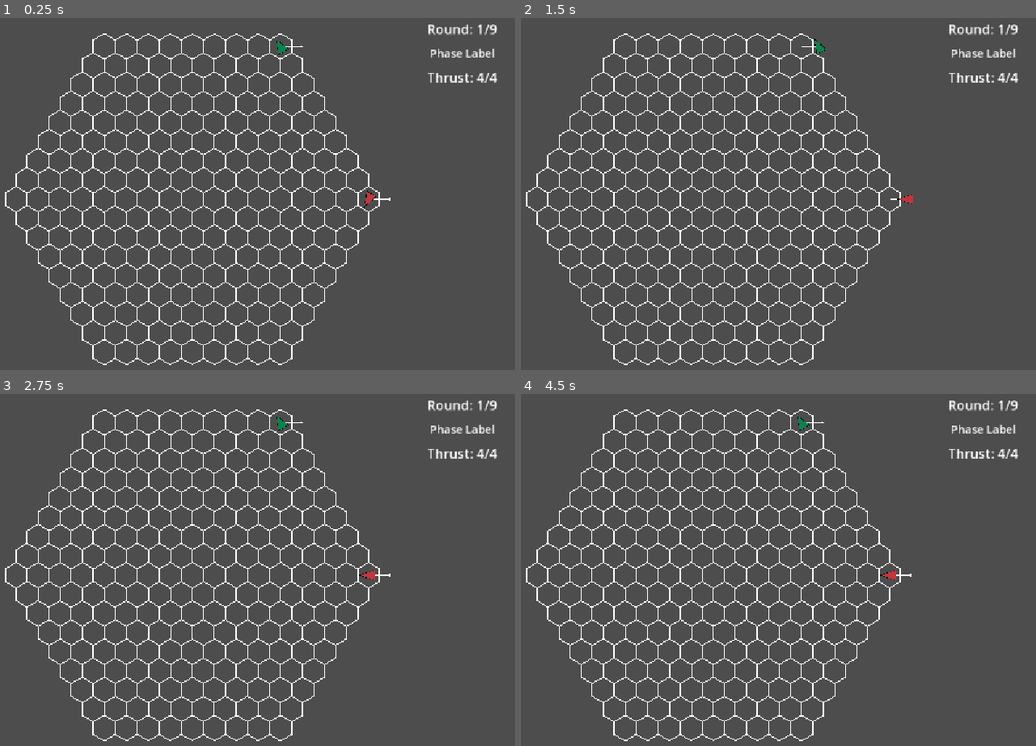
Above: before the commit, frames 1-4 (two rows, left to right).
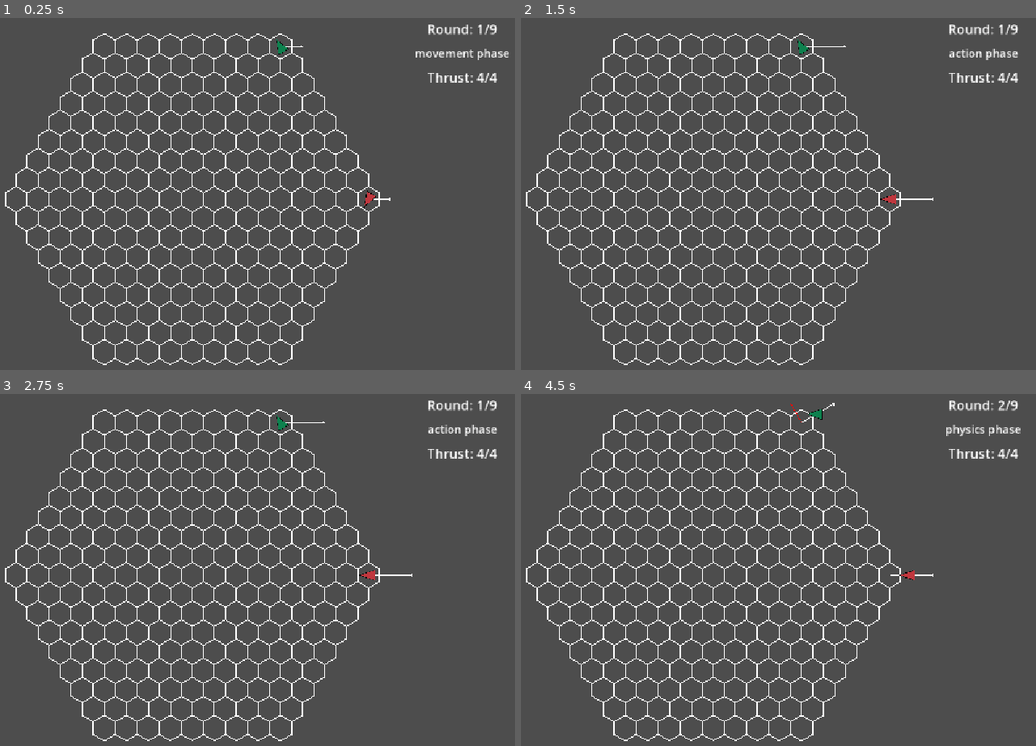
Above: after the commit, the same moments.

Repository: Idandot/Space-Arena
Game: Godot game, scene res://Base Class/Arena.tscn
The game is run twice, just before and just after one commit, with the same random seed, the same clock (stepped at 60 frames per second) and the same inputs.
Inputs:
- Up to frame 1 (0.25 s): no input
- Up to frame 2 (1.5 s): tap Enter (end_turn) at 0.5, 0.6 s; hold Right (turn_right) 0.53-1.28 s; hold Down (brake) from 1.28 s (still down); tap Space (fire) at 1.35 s
- Up to frame 3 (2.75 s): tap Space (fire) at 2 s; release Down (brake) at 2.03 s; hold Right (turn_right) from 2.03 s (still down); tap Enter (end_turn) at 2.1 s
- Up to frame 4 (4.5 s): tap Enter (end_turn) at 2.75, 3.6, 4.25 s; release Right (turn_right) at 2.78 s; hold Up (accelerate) 2.78-3.53 s; tap Space (fire) at 2.85, 3.5, 4.35 s; hold Left (turn_left) from 3.53 s (still down)

The runs differ from the first frame. In frame 1, 0.3% of the frame differs, in the area x 80-99%, y 8-12%; in frame 2, 0.4%; in frame 3, 0.2%; in frame 4, 0.5%, in the area x 52-98%, y 1-53%.

Commit message:
Refactor 0.1.6.3 Completed

Diff:
--- a/Autoload Class/TurnManager.gd
+++ b/Autoload Class/TurnManager.gd
@@ -1,4 +1,6 @@
 extends Node
+
+@export var physics_phase_duration: float = 0.5
 
 var _starting_actors: Array[Actor] = []
 var _alive_actors: Array[Actor] = []
@@ -36,7 +38,6 @@
 		actor.turn_ended.connect(_on_turn_ended)
 		actor.killed.connect(_on_actor_killed)
 
-	print("Turn Manager: game started with %d actors" % actors.size())
 	_start_next_round()
 
 	game_started.emit(game_config)
@@ -70,7 +71,6 @@
 	_alive_actors = []
 	_phase_queue = []
 
-	print("Turn Manager: game ended")
 	#Возвращаем TurnManager в изначальное состояние чтобы если что ничего не приключилось
 	#Если в будущем нужна инфа об окончании игры, сигналы лучше вставлять перед сбросом
 
@@ -100,7 +100,6 @@
 
 	round_started.emit(_current_round)
 	GameEvents.round_changed.emit(_current_round, _max_round)
-	print("Turn Manager: round ", _current_round, " started")
 
 	_start_movement_phase()
 
@@ -113,7 +112,6 @@
 
 	_current_game_state = Enums.game_states.MOVEMENT
 	phase_started.emit(_current_game_state)
-	print("Turn Manager: movement phase started")
 
 	_start_next_movement_turn()
 
@@ -124,10 +122,8 @@
 
 	_current_game_state = Enums.game_states.PHYSICS
 	phase_started.emit(_current_game_state)
-	print("Turn Manager: physics phase started")
-
-	await get_tree().create_timer(0.1).timeout
-	#Дождаться всех анимаций
+
+	await get_tree().create_timer(physics_phase_duration).timeout
 
 	_start_action_phase()
 
@@ -138,9 +134,8 @@
 
 	_phase_queue = _create_phase_queue(_current_game_state)
 
-	_current_game_state = Enums.game_states.PHYSICS
+	_current_game_state = Enums.game_states.ACTION
 	phase_started.emit(_current_game_state)
-	print("Turn Manager: action phase started")
 
 	_start_next_action_turn()
 
--- a/Autoload Class/UIManager.gd
+++ b/Autoload Class/UIManager.gd
@@ -8,7 +8,7 @@
 func _ready() -> void:
 	GameEvents.thrust_changed.connect(_update_thrust_label)
 	GameEvents.round_changed.connect(_update_round_label)
-	GameEvents.phase_changed.connect(_update_phase_label)
+	TurnManager.phase_started.connect(_update_phase_label)
 
 func _update_thrust_label(_actor: Actor, thrust: int, max_thrust: int):
 	if !thrust_label:
@@ -20,7 +20,7 @@
 		return
 	round_label.text = "Round: %s/%s" % [current_round, max_round]
 
-func _update_phase_label(actor: Actor, phase: Enums.game_states):
+func _update_phase_label(phase: Enums.game_states):
 	if !phase_label:
 		return
 	var phase_str: String = ""
@@ -29,6 +29,8 @@
 			phase_str = "movement"
 		Enums.game_states.ACTION:
 			phase_str = "action"
+		Enums.game_states.PHYSICS:
+			phase_str = "physics"
 		_:
 			phase_str = "?"
-	phase_label.text = "%s's %s turn" % [actor.display_name, phase_str]
+	phase_label.text = "%s phase" % phase_str
--- a/Base Class/HexRigidbody.gd
+++ b/Base Class/HexRigidbody.gd
@@ -67,8 +67,6 @@
 		parent.setup_started.connect(_on_setup)
 	if parent.has_signal("turn_started"):
 		parent.turn_started.connect(_on_turn_start)
-	if ship_mediator.has_signal("planning_completed"):
-		ship_mediator.planning_completed.connect(_planning_completed)
 
 ##Фаза инициализации корабля
 func _on_setup(_config: ActorConfig):
@@ -86,15 +84,10 @@
 	_velocity = _calculate_velocity()
 	velocity_changed.emit(get_velocity_data())
 
-##Фаза анимации перемещения, многие функции не работают правильно в эту фазу
-func _planning_completed():
-	_displacement = _calculate_displacement()
-	_velocity = _calculate_velocity()
-	_commit_velocity()
-
 ##Конец фазы движения, фактическое перемещение
 func _on_movement_animation_finished():
 	_apply_velocity()
+	_commit_velocity()
 	velocity_changed.emit(get_velocity_data())
 
 #ВСПОМОГАТЕЛЬНЫЕ МЕТОДЫ
@@ -128,9 +121,11 @@
 		dict[force_name] = Vector2i.ZERO
 
 func _apply_velocity():
+	_displacement = _calculate_displacement()
 	set_axial_position(_axial_position + _displacement)
 
 func _physics_result(phase: Enums.game_states):
+	_velocity = _calculate_velocity()
 	if phase != Enums.game_states.PHYSICS:
 		return
 	ship_mediator.call_movement_ended(_velocity)
--- a/Base Class/ShipMediator.gd
+++ b/Base Class/ShipMediator.gd
@@ -13,10 +13,6 @@
 		actions.append_array(module.get_available_actions())
 	return actions
 
-signal planning_completed()
-func call_planning_completed():
-	planning_completed.emit()
-
 signal movement_animation_finished()
 func call_movement_animation_finished():
 	movement_animation_finished.emit()
--- a/Base Class/Visualizer.gd
+++ b/Base Class/Visualizer.gd
@@ -3,7 +3,6 @@
 @export var ship_mediator: ShipMediator
 @export var hex_rigidbody: HexRigidbody
 @export var start_texture: TMTexture
-@export var animation_duration = 1
 
 @onready var texture := start_texture.duplicate(true)
 @onready var parent: Node2D = self.get_parent()
@@ -60,14 +59,11 @@
 
 	var to_w = AxialUtilities.axial_to_world(to_ax)
 
-
-	var duration = animation_duration
-
 	if tween:
 		tween.kill()
 
 	tween = create_tween()
-	tween.tween_property(self, "position", to_w, duration)
+	tween.tween_property(self, "position", to_w, TurnManager.physics_phase_duration)
 
 	await tween.finished
 
